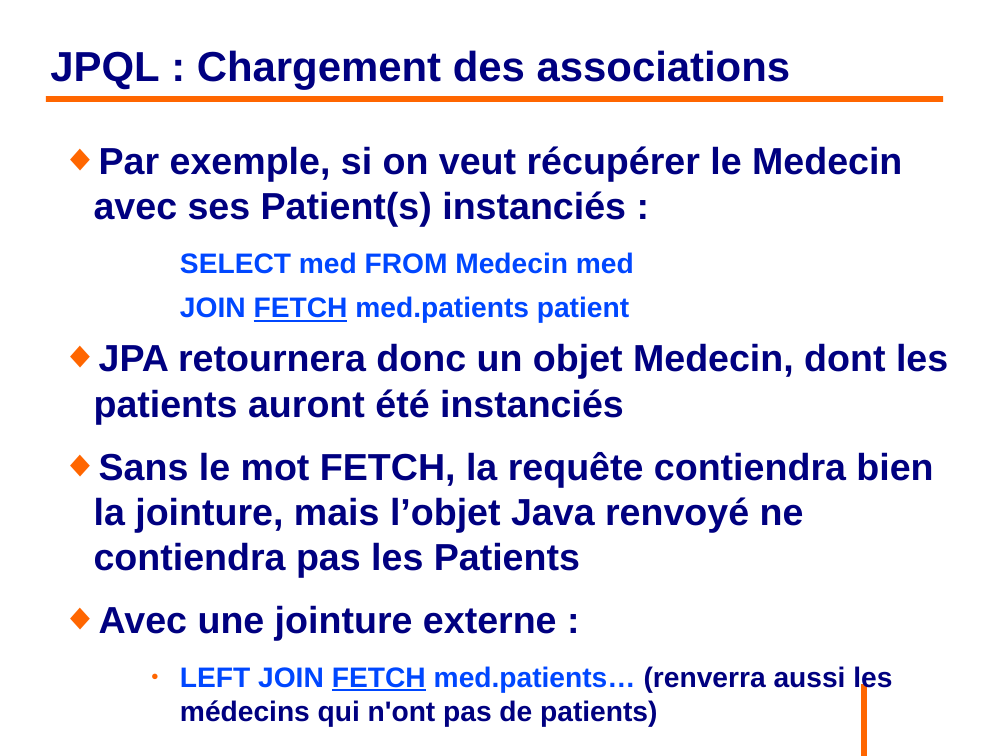
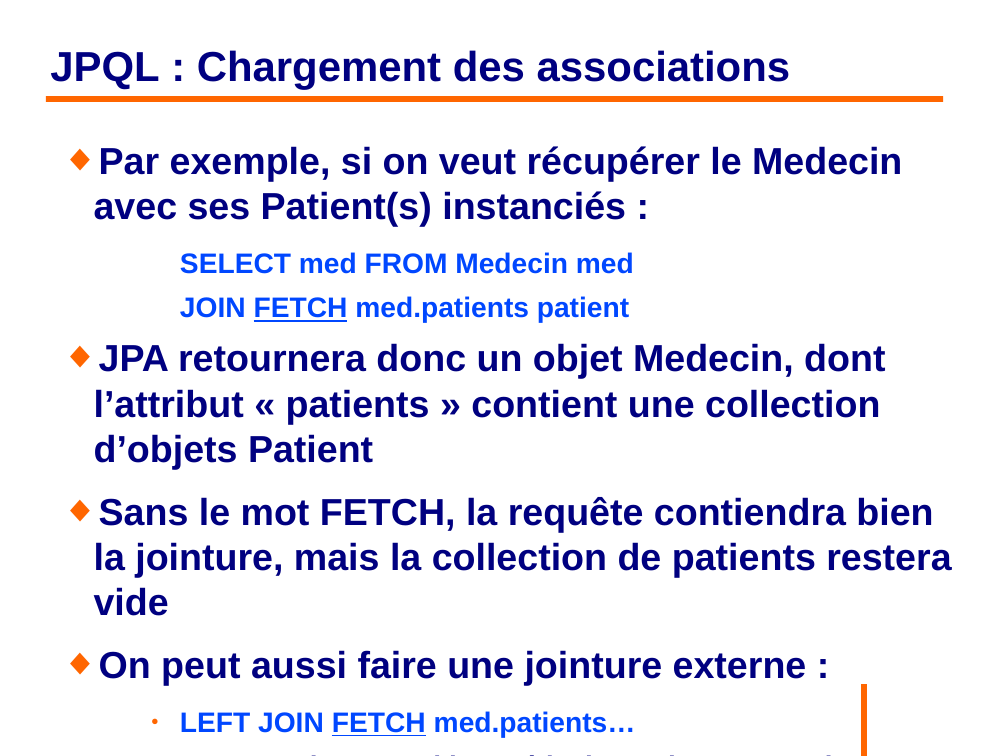
Before and after one commit to philphils/formation-hibernate-basique, a slide deck: slide 126 of Documentation/diapo_formation_hibernate.odp. Drawn at 1008x756 pixels with LibreOffice and Linux fonts; fonts in the diff are those of the drawing; background and template pictures are left out. Boxes give left, top, right and bottom in pixels: in the first picture for what was removed or moved away, otherwise in the second. Text is boxed around its words. In the diff, an @@ line names an element or a change of style, - is before the commit and + after.

```diff
--- a/Documentation/diapo_formation_hibernate.odp
+++ b/Documentation/diapo_formation_hibernate.odp
@@ text at bbox=[94, 343, 951, 737]: text changed @@
-◆ JPA retournera donc un objet Medecin, dont les patients auront été instanciés
-◆ Sans le mot FETCH, la requête contiendra bien la jointure, mais l’objet Java renvoyé ne contiendra pas les Patients
-◆ Avec une jointure externe :
-    ● LEFT JOIN FETCH med.patients… (renverra aussi les médecins qui n'ont pas de patients)
+◆ JPA retournera donc un objet Medecin, dont l’attribut « patients » contient une collection d’objets Patient
+◆ Sans le mot FETCH, la requête contiendra bien la jointure, mais la collection de patients restera vide
+◆ On peut aussi faire une jointure externe :
+    ● LEFT JOIN FETCH med.patients…
+    ● On aura alors aussi les médecins qui n'ont pas de patients
```
Also in this commit, not shown: 21 other slides changed.
